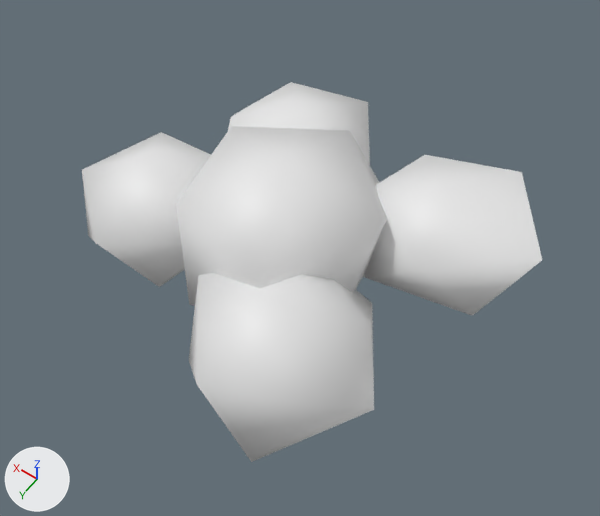
The glTF model models/variants/oak_v1.glb: old version first, new version second.
One viewpoint serves both versions: a camera (50 mm lens) standing at (-3.79, 4.96, 10.65) and looking at (-0.11, -0.19, 2.54). Every picture has the same lights, and +X, +Y and +Z are marked at lower left. The picture after the commit comes second. Vertices at exactly the same position are counted once.

Before the edit, the objects in view are built like this:
```python
me_body_canopy0 = bpy.data.meshes.new('Body_Canopy0')
me_body_canopy0.from_pydata(...)  # 12 vertices, 20 faces; spans x -0.94..0.94, y -1.13..0.87, z -0.66..0.75
me_body_canopy1 = bpy.data.meshes.new('Body_Canopy1')
me_body_canopy1.from_pydata(...)  # 12 vertices, 20 faces; spans x -1.2..1.07, y -1.07..1.02, z -0.66..0.76
me_body_canopy2 = bpy.data.meshes.new('Body_Canopy2')
me_body_canopy2.from_pydata(...)  # 12 vertices, 20 faces; spans x -1.03..0.98, y -1.05..1.15, z -0.71..0.54
me_body_canopy3 = bpy.data.meshes.new('Body_Canopy3')
me_body_canopy3.from_pydata(...)  # 12 vertices, 20 faces; spans x -1.16..0.96, y -1.12..1.16, z -0.78..0.57
me_body_canopy4 = bpy.data.meshes.new('Body_Canopy4')
me_body_canopy4.from_pydata(...)  # 12 vertices, 20 faces; spans x -1.11..1.4, y -1.19..1.35, z -0.71..0.66
ob_body_canopy0 = bpy.data.objects.new('Body_Canopy0', me_body_canopy0)
ob_body_canopy0.location = (1.52, 0.43, 3.12)
ob_body_canopy0.rotation_euler = (0.0, 0.0, -2.151)  # degrees (0, 0, -123)
ob_body_canopy1 = bpy.data.objects.new('Body_Canopy1', me_body_canopy1)
ob_body_canopy1.location = (-1.0, 1.29, 3.34)
ob_body_canopy1.rotation_euler = (0.0, 0.0, 1.279)  # degrees (0, 0, 73)
ob_body_canopy2 = bpy.data.objects.new('Body_Canopy2', me_body_canopy2)
ob_body_canopy2.location = (-1.53, -1.08, 3.34)
ob_body_canopy2.rotation_euler = (0.0, 0.0, 1.772)  # degrees (0, 0, 102)
ob_body_canopy3 = bpy.data.objects.new('Body_Canopy3', me_body_canopy3)
ob_body_canopy3.location = (0.63, -1.2, 3.34)
ob_body_canopy3.rotation_euler = (0.0, 0.0, -2.083)  # degrees (0, 0, -119)
ob_body_canopy4 = bpy.data.objects.new('Body_Canopy4', me_body_canopy4)
ob_body_canopy4.location = (0.05, 0.0, 3.55)
ob_body_canopy4.rotation_euler = (0.0, 0.0, 2.079)  # degrees (0, 0, 119)
```
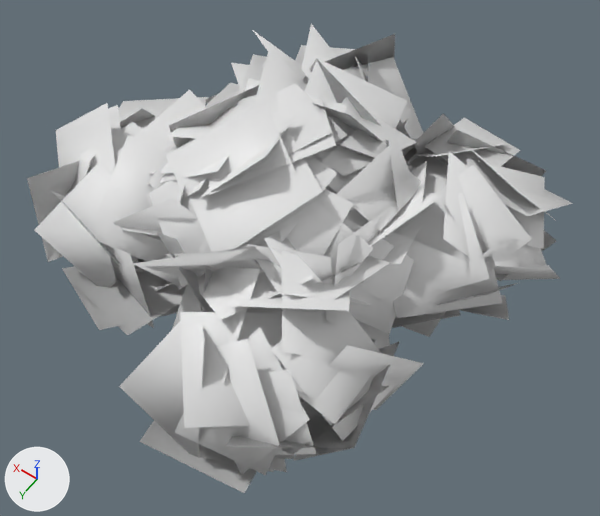
Location of each change, (x1, y1, x2, y2) in pixels of the pictures (600 x 516 px):
'Body_Canopy4', reshaped, turned: before (176, 126, 387, 305); after (113, 47, 461, 334)
'Body_Canopy1', reshaped, turned: before (189, 273, 374, 462); after (119, 231, 424, 493)
'Body_Canopy0', reshaped, turned: before (82, 132, 211, 287); after (27, 90, 208, 335)
'Body_Canopy2', reshaped, turned: before (363, 155, 542, 316); after (368, 114, 573, 337)
'Body_Canopy3', reshaped, turned: before (228, 82, 370, 168); after (205, 24, 423, 169)

The change, as a diff of the scene's bpy script:
```diff
--- a/models/variants/oak_v1.glb.py
+++ b/models/variants/oak_v1.glb.py
@@ me_body_canopy0 @@
 # used by ob_body_canopy0; location = (1.52, 0.43, 3.12); rotation_euler = (0.0, 0.0, -2.151), in degrees (0, 0, -123)
-me_body_canopy0.from_pydata(...)  # 12 vertices, 20 faces; spans x -0.94..0.94, y -1.13..0.87, z -0.66..0.75
+me_body_canopy0.from_pydata(...)  # 176 vertices, 102 faces; spans x -1.4..1.58, y -1.53..1.36, z -1.26..1.08
+# me_body_canopy0 part 1: the whole mesh is rebuilt
@@ me_body_canopy1 @@
 # used by ob_body_canopy1; location = (-1.0, 1.29, 3.34); rotation_euler = (0.0, 0.0, 1.279), in degrees (0, 0, 73)
-me_body_canopy1.from_pydata(...)  # 12 vertices, 20 faces; spans x -1.2..1.07, y -1.07..1.02, z -0.66..0.76
+me_body_canopy1.from_pydata(...)  # 168 vertices, 98 faces; spans x -1.61..1.51, y -1.34..1.41, z -1.03..1.03
+# me_body_canopy1 part 2: the whole mesh is rebuilt
@@ me_body_canopy2 @@
 # used by ob_body_canopy2; location = (-1.53, -1.08, 3.34); rotation_euler = (0.0, 0.0, 1.772), in degrees (0, 0, 102)
-me_body_canopy2.from_pydata(...)  # 12 vertices, 20 faces; spans x -1.03..0.98, y -1.05..1.15, z -0.71..0.54
+me_body_canopy2.from_pydata(...)  # 156 vertices, 92 faces; spans x -1.43..1.41, y -1.4..1.51, z -1.2..1.08
+# me_body_canopy2 part 3: the whole mesh is rebuilt
@@ me_body_canopy3 @@
 # used by ob_body_canopy3; location = (0.63, -1.2, 3.34); rotation_euler = (0.0, 0.0, -2.083), in degrees (0, 0, -119)
-me_body_canopy3.from_pydata(...)  # 12 vertices, 20 faces; spans x -1.16..0.96, y -1.12..1.16, z -0.78..0.57
+me_body_canopy3.from_pydata(...)  # 188 vertices, 108 faces; spans x -1.59..1.4, y -1.7..1.5, z -1.38..1.21
+# me_body_canopy3 part 4: the whole mesh is rebuilt
@@ me_body_canopy4 @@
 # used by ob_body_canopy4; location = (0.05, 0.0, 3.55); rotation_euler = (0.0, 0.0, 2.079), in degrees (0, 0, 119)
-me_body_canopy4.from_pydata(...)  # 12 vertices, 20 faces; spans x -1.11..1.4, y -1.19..1.35, z -0.71..0.66
+me_body_canopy4.from_pydata(...)  # 284 vertices, 156 faces; spans x -2.01..1.82, y -1.79..2.02, z -1.32..1.51
+# me_body_canopy4 part 5: the whole mesh is rebuilt
@@ ob_body_canopy0 @@
 ob_body_canopy0.location = (1.52, 0.43, 3.12)
-ob_body_canopy0.rotation_euler = (0.0, 0.0, -2.151)  # degrees (0, 0, -123)
+ob_body_canopy0.rotation_euler = (0.0, 0.0, 1.365)  # degrees (0, 0, 78)
@@ ob_body_canopy1 @@
 ob_body_canopy1.location = (-1.0, 1.29, 3.34)
-ob_body_canopy1.rotation_euler = (0.0, 0.0, 1.279)  # degrees (0, 0, 73)
+ob_body_canopy1.rotation_euler = (0.0, 0.0, -1.543)  # degrees (0, 0, -88)
@@ ob_body_canopy2 @@
 ob_body_canopy2.location = (-1.53, -1.08, 3.34)
-ob_body_canopy2.rotation_euler = (0.0, 0.0, 1.772)  # degrees (0, 0, 102)
+ob_body_canopy2.rotation_euler = (0.0, 0.0, -2.517)  # degrees (0, 0, -144)
@@ ob_body_canopy3 @@
 ob_body_canopy3.location = (0.63, -1.2, 3.34)
-ob_body_canopy3.rotation_euler = (0.0, 0.0, -2.083)  # degrees (0, 0, -119)
+ob_body_canopy3.rotation_euler = (0.0, 0.0, -0.506)  # degrees (0, 0, -29)
@@ ob_body_canopy4 @@
 ob_body_canopy4.location = (0.05, 0.0, 3.55)
-ob_body_canopy4.rotation_euler = (0.0, 0.0, 2.079)  # degrees (0, 0, 119)
+ob_body_canopy4.rotation_euler = (0.0, 0.0, -2.372)  # degrees (0, 0, -136)
```
